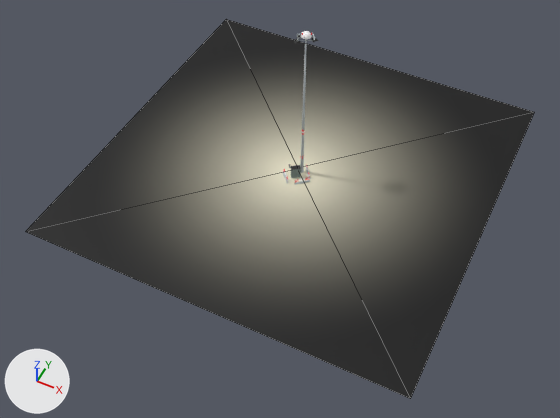
The Blender file blender/apronlamp.blend, before and after one commit.
Camera for both pictures: a 50 mm lens placed at (30.5, -67.6, 75.3), pointed at (1.5, -9.7, 3.0). The lights are fixed; the arrows at lower left show +X, +Y and +Z. Mesh edges are drawn as thin lines on the coarser meshes.

Script lines for the objects in view, before the commit:
```python
me_blah_mesh_003 = bpy.data.meshes.new('blah.mesh.003')
me_blah_mesh_003.from_pydata(...)  # 407 vertices, 434 faces; spans x -1.0..2.6, y 0.0..22.7, z -2.2..1.9
me_blah_mesh_003.materials.append(mat_cabinet)  # picture img_loww_apronlamp_png
me_lightarea_mesh = bpy.data.meshes.new('lightarea.mesh')
me_lightarea_mesh.from_pydata(...)  # 5 vertices, 4 faces; spans x -26.2..25.2, y 0.1..0.9, z -25.6..25.8
me_lightarea_mesh.polygons.foreach_set('use_smooth', [True] * 4)
me_lightarea_mesh.materials.append(mat_cabinet)  # picture img_loww_apronlamp_png
ob_blah = bpy.data.objects.new('blah', me_blah_mesh_003)
ob_blah.location = (-0.8, -0.4, 0.0)
ob_blah.rotation_euler = (1.571, 0.0, -0.728)  # degrees (90, 0, -42)
ob_blah.show_transparent = True
ob_lightarea = bpy.data.objects.new('lightarea', me_lightarea_mesh)
ob_lightarea.location = (0.0, -0.1, -0.1)
ob_lightarea.rotation_euler = (1.571, 0.0, 0.0)  # degrees (90, 0, 0)
ob_lightarea.show_transparent = True
```
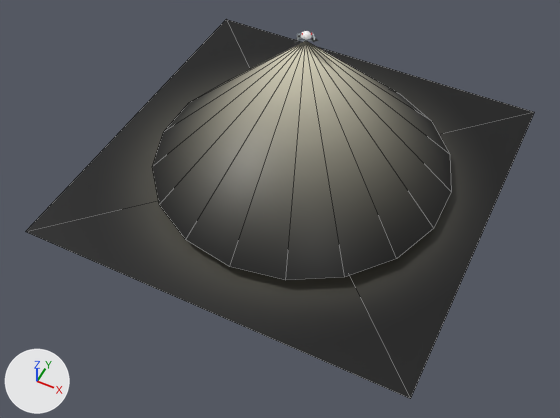
What differs and where, as boxes [x1, y1, x2, y2] in the pictures (560 x 418 px):
'lightcone', added
    after: [152, 42, 451, 280]

What changed in the scene script:
```text
Add me_cone:
    me_cone.from_pydata(...)  # 19 vertices, 18 faces; spans x -0.77..0.77, y -0.78..0.78, z -0.89..1.0
    me_cone.polygons.foreach_set('use_smooth', [True] * 18)
    me_cone.materials.append(mat_cabinet)  # picture img_loww_apronlamp_png
Add ob_lightcone:
    ob_lightcone = bpy.data.objects.new('lightcone', me_cone)
    ob_lightcone.location = (0.0, 0.0, 11.3)
    ob_lightcone.scale = (25.5, 25.5, 10.2)
```
